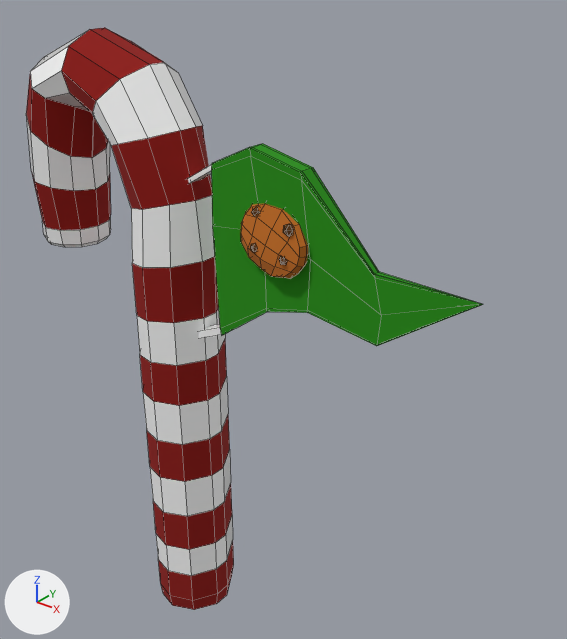
Renders of the FBX model Assets/Meshes/Meta.fbx from each side of a commit.
One viewpoint serves both versions: a 50 mm lens placed at (3.22, -3.2, 2.44), pointed at (0.43, 0.28, 0.28). Arrows for +X, +Y and +Z are at lower left; the lights stay in place. Mesh edges are drawn as thin lines. Where no turn or scale is listed for an object, it has been applied to the vertices. Vertices at the same position are counted once.

In view in the first picture: 'Meta'.
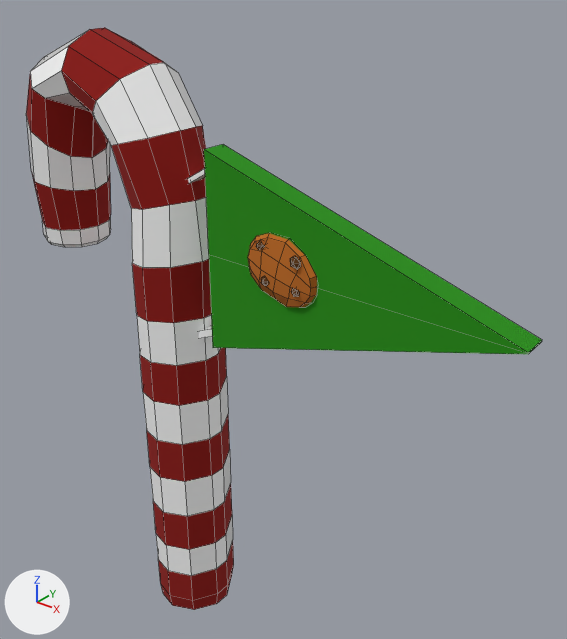
Scene script edits in JSON lines:
```json
{"block": "me_cylinder_003", "where": "# used by ob_meta; location = (-0.007, 0.001, 0.0)"}
{"op": "remove", "block": "me_cylinder_003", "code": "me_cylinder_003.from_pydata(...)  # 420 vertices, 440 faces; spans x -1.43..1.88, y -0.3..0.3, z -2.1..1.95"}
{"op": "add", "block": "me_cylinder_003", "code": "me_cylinder_003.from_pydata(...)  # 377 vertices, 384 faces; spans x -1.43..2.15, y -0.3..0.3, z -2.1..1.95"}
{"block": "me_cylinder_003", "change": "me_cylinder_003 part 1: the loose piece of 12 vertices spanning x 0.53..0.61, y -0.13..-0.07, z 1.07..1.15 is moved by (0.05, -0.03, -0.17)"}
{"block": "me_cylinder_003", "change": "me_cylinder_003 part 2: the loose piece of 12 vertices spanning x 0.57..0.62, y -0.19..-0.14, z 0.9..0.96 is moved by (0.07, 0.01, -0.18)"}
{"block": "me_cylinder_003", "change": "me_cylinder_003 part 3: the loose piece of 12 vertices spanning x 0.77..0.82, y -0.2..-0.15, z 0.89..0.93 is moved by (0.07, 0.02, -0.17)"}
{"block": "me_cylinder_003", "change": "me_cylinder_003 part 4: the loose piece of 66 vertices spanning x 0.45..0.92, y -0.19..-0.03, z 0.78..1.18 is multiplied about its middle by the matrix ((1.018, -0.034, -0.062), (0.022, 1.0, -0.2), (0.067, 0.198, 0.998)), then moved by (0.06, 0.0, -0.16)"}
{"block": "me_cylinder_003", "change": "me_cylinder_003 part 5: the loose piece of 12 vertices spanning x 0.77..0.84, y -0.17..-0.11, z 1.04..1.1 is deleted"}
{"block": "me_cylinder_003", "change": "me_cylinder_003 part 6"}
{"block": "me_cylinder_003", "change": "54 vertices are removed from x 0.23..1.88, y -0.11..0.03, z 0.27..1.45"}
{"block": "me_cylinder_003", "change": "66 faces are deleted"}
{"block": "me_cylinder_003", "change": "1 vertex moves from x 0.23, y -0.11, z 0.96 to x 0.88, y -0.13, z 0.92"}
{"block": "me_cylinder_003", "change": "17 vertices are added at x 0.2..2.15, y -0.19..-0.12, z 0.16..1.4"}
{"block": "me_cylinder_003", "change": "6 new vertices lie (0.0, 0.16, 0.0) away from vertices in x 0.2..2.15, y -0.12, z 0.16..1.4"}
{"block": "me_cylinder_003", "change": "10 new faces join them, mat_m_bandera (green #208f00)"}
{"block": "me_cylinder_003", "change": "20 new faces join them, mat_m_pepitachoco (brown #5a3100)"}
```

Changed parts and their boxes (x1, y1, x2, y2) in the pictures (567 x 639 px; the box of a moved part takes in the faces that stretch with it):
```json
{"object": "Meta", "change": "reshaped", "before": [26, 28, 483, 610], "after": [26, 28, 542, 610], "on screen": "13% wider"}
{"part": 1, "of": "me_cylinder_003", "change": "moved or reshaped", "before": [252, 207, 260, 216], "after": [256, 241, 265, 250]}
{"part": 2, "of": "me_cylinder_003", "change": "moved or reshaped", "before": [251, 243, 258, 252], "after": [261, 277, 268, 286]}
{"part": 3, "of": "me_cylinder_003", "change": "moved or reshaped", "before": [279, 256, 287, 265], "after": [291, 288, 299, 297]}
{"part": 4, "of": "me_cylinder_003", "change": "moved or reshaped", "before": [241, 204, 308, 278], "after": [248, 233, 317, 307]}
{"part": 5, "of": "me_cylinder_003", "change": "deleted", "before": [283, 224, 293, 236]}
{"part": 6, "of": "me_cylinder_003", "change": "cut back", "before": [211, 143, 483, 346], "after": [204, 144, 542, 354]}
```
